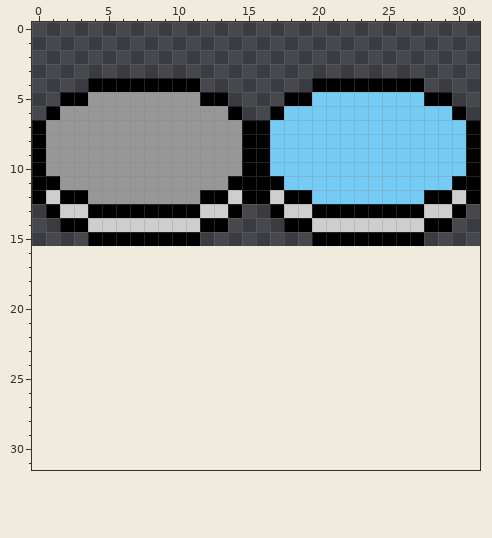
File history of a pixel-art sprite, Content/Hydro_Pot.png. The picture above was drawn from the file before the commit.
The file is 32x16 pixels. The old version is drawn lined up with the new one, on the new canvas.
The result:
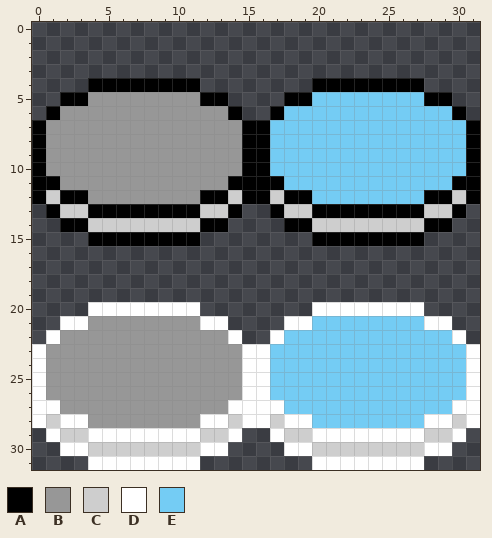
Palette (. is transparent): A #000000  B #979797  C #cecece  D #ffffff  E #74ccf4
Edits made:
canvas 32x16 -> 32x32
Changed rows in their new state; - is an unchanged pixel.
first column x 0:
20 ----DDDDDDDD--------DDDDDDDD----
21 --DDBBBBBBBBDD----DDEEEEEEEEDD--
22 -DBBBBBBBBBBBBD--DEEEEEEEEEEEED-
23 DBBBBBBBBBBBBBBDDEEEEEEEEEEEEEED
24 DBBBBBBBBBBBBBBDDEEEEEEEEEEEEEED
25 DBBBBBBBBBBBBBBDDEEEEEEEEEEEEEED
26 DBBBBBBBBBBBBBBDDEEEEEEEEEEEEEED
27 DDBBBBBBBBBBBBDDDDEEEEEEEEEEEEDD
28 DCDDBBBBBBBBDDCDDCDDEEEEEEEEDDCD
29 -DCCDDDDDDDDCCD--DCCDDDDDDDDCCD-
30 --DDCCCCCCCCDD----DDCCCCCCCCDD--
31 ----DDDDDDDD--------DDDDDDDD----
Changed places in both pictures, as pixel boxes (x1, y1, x2, y2):
added: (32, 302, 480, 470)
